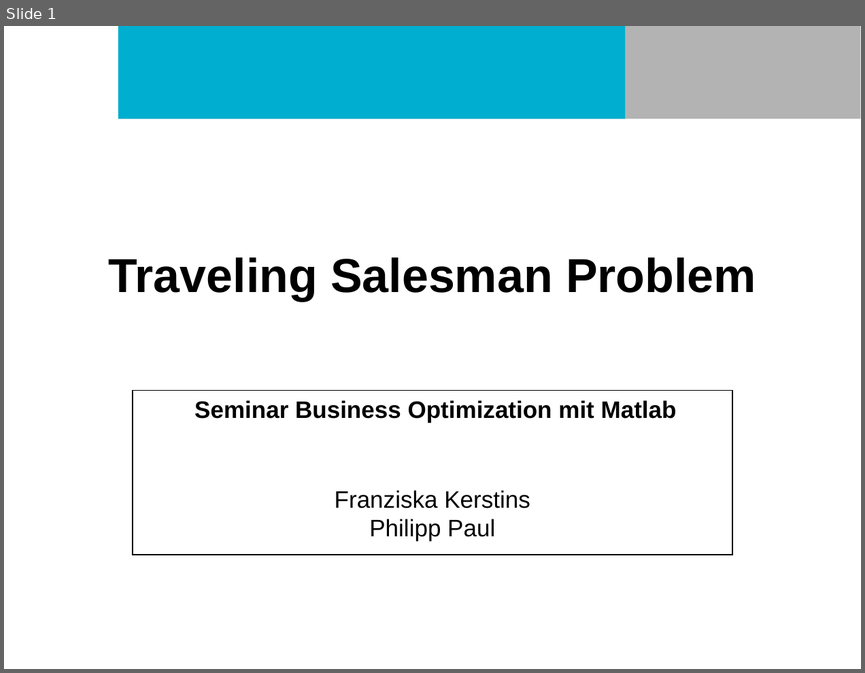
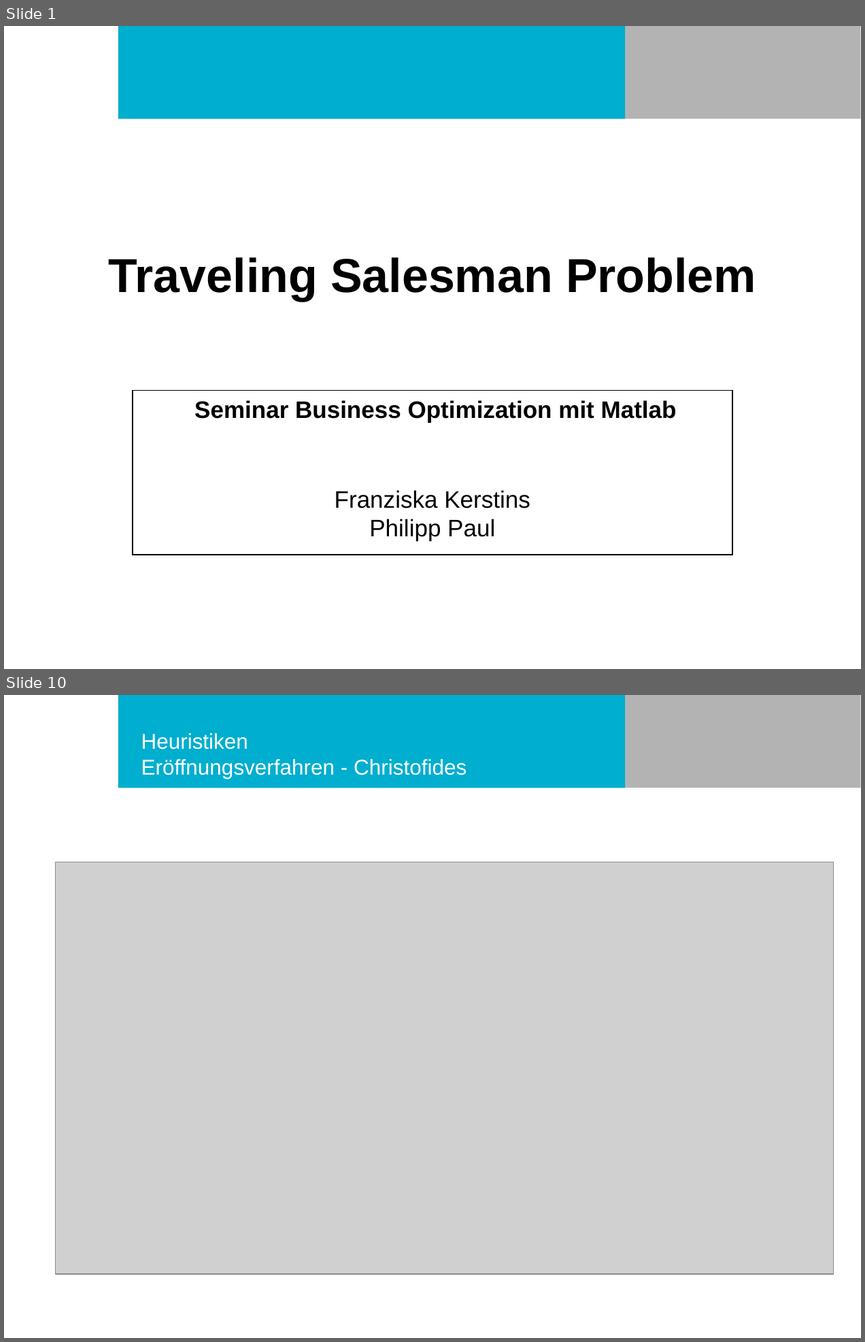
Before and after one commit to philurlaub/matlab2016, a slide deck: Präsentation.ppt. Shown one above the other, each under a label of ours: slide 1 before the commit, slides 1 and 10 after it; the slides between them are not shown. The pictures are 865x673 and 865x1342 pixels, drawn with LibreOffice and Linux fonts; fonts in the diff are those of the drawing; grey boxes stand for pictures; background and template pictures are left out. Boxes give left, top, right and bottom in pixels: in the first picture for what was removed or moved away, otherwise in the second. Text is boxed around its words. In the diff, an @@ line names an element or a change of style, - is before the commit and + after.

```diff
--- a/Präsentation.ppt
+++ b/Präsentation.ppt
@@ slide 10 added at (4, 695, 861, 1338), background #FFFFFF; not listed: 2 template elements that a slide beside it also shows @@
@@ title added at (141, 733, 466, 779), 18 pt, text #FFFFFF @@
+Heuristiken
+Eröffnungsverfahren - Christofides
@@ picture added at (56, 862, 834, 1274) @@
```
Also in this commit, not shown: 16 other slides added, 2 other files.
